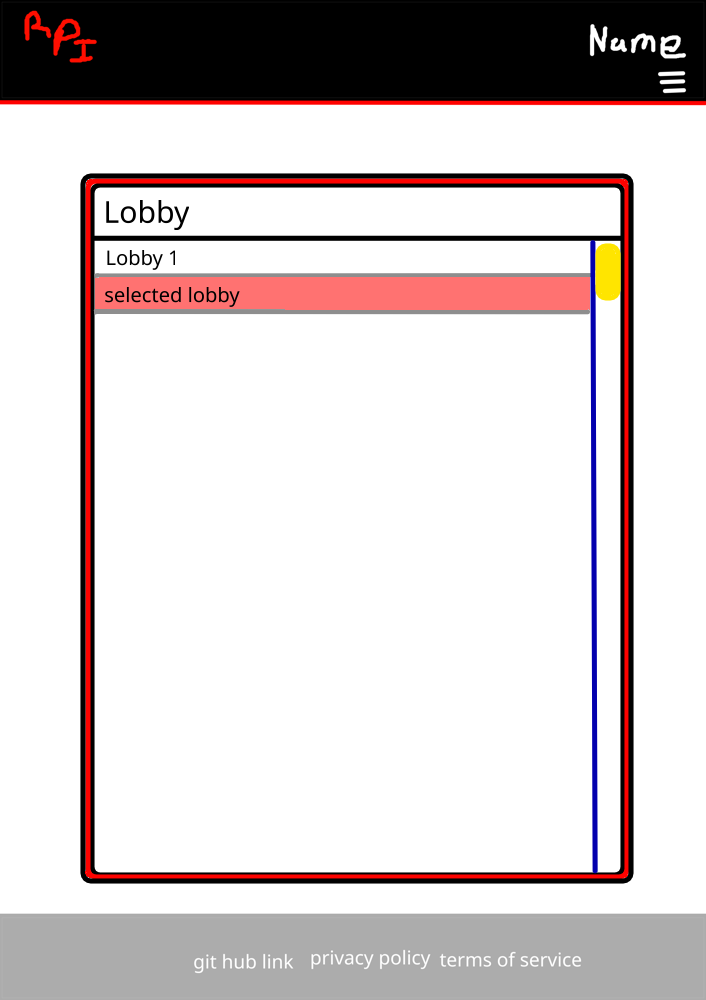
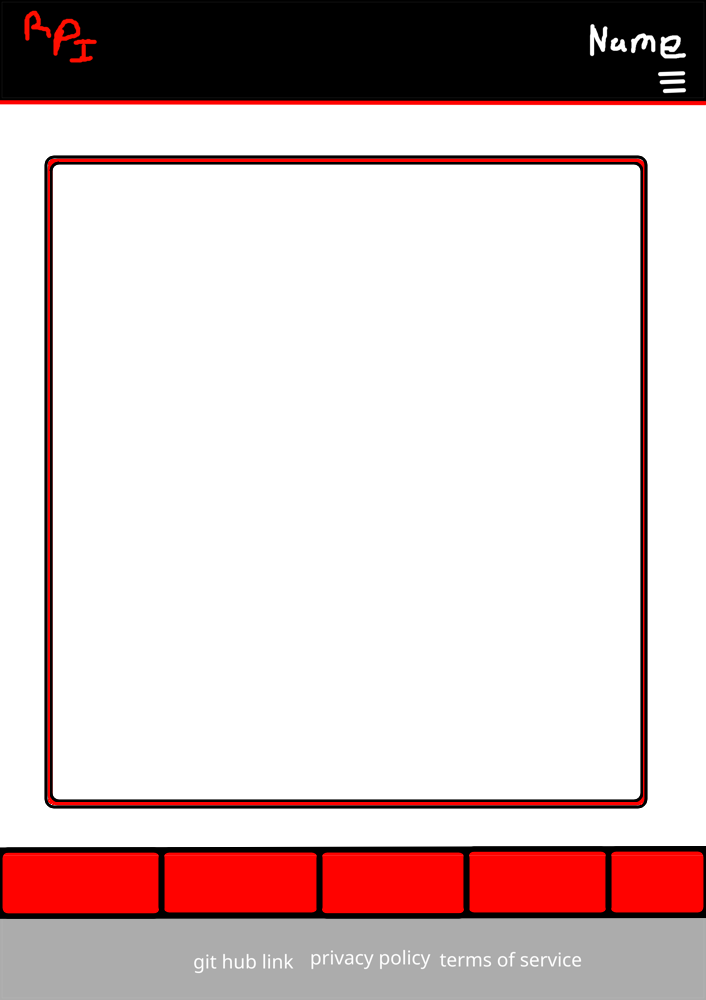
Layered file, before and after one edit (w=706, h=1000). Changes by layer:
added layer "game pages template" above "Paint Layer 1 Merged" over box(0, 155, 706, 919)
hid "Paint Layer 1 Merged", painted on it over box(64, 155, 640, 919)
painted on "Background Merged" over box(0, 155, 706, 919)
